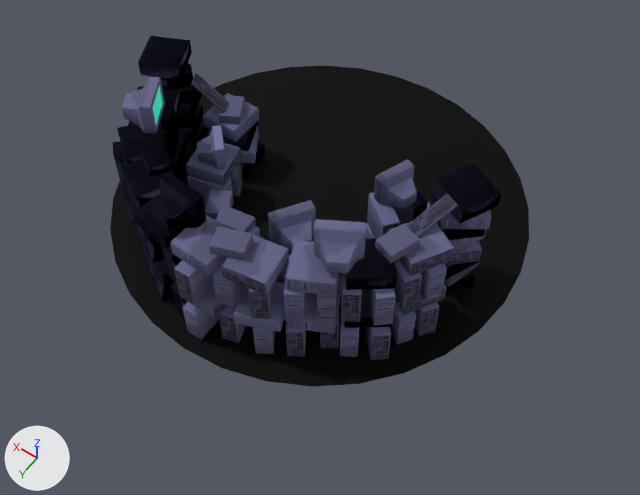
A saved change to the glTF model public/retropc.glb.
Both versions are drawn from a 50 mm lens placed at (-13.1, 16.6, 25.9), pointed at (-1.7, 0.5, 0.6). Arrows for +X, +Y and +Z are at lower left; the lights stay in place. Where no turn or scale is listed for an object, it has been applied to the vertices.

The scene before the commit, as lines of its bpy script (objects in view):
```python
mat_material_002 = principled_material('Material.002')
mat_material_002.base_color = (0.0, 0.0, 0.0)  # black #000000
mat_material_002.metallic = 0.709
mat_material_002.roughness = 0.701
me_cylinder = bpy.data.meshes.new('Cylinder')
me_cylinder.from_pydata(...)  # a 32-sided cylinder along z spanning x -1.0..1.0, y -1.0..1.0, z -1.0..1.0
me_cylinder.materials.append(mat_material_002)  # black #000000
me_object_22 = bpy.data.meshes.new('Object_22')
me_object_22.from_pydata(...)  # 56 vertices, 108 faces; spans x -0.79..0.76, y -0.02..1.54, z -0.3..0.3
me_object_22.materials.append(mat_texture)  # picture img_image_0
me_object_49 = bpy.data.meshes.new('Object_49')
me_object_49.from_pydata(...)  # 56 vertices, 108 faces; spans x -1.29..0.69, y -0.29..1.68, z -0.3..0.3
me_object_49.materials.append(mat_texture)  # picture img_image_0
ob_cylinder = bpy.data.objects.new('Cylinder', me_cylinder)
ob_cylinder.location = (-0.1, -1.65, -0.03)
ob_cylinder.scale = (8.0, 8.0, 0.0106)
ob_object_102 = bpy.data.objects.new('Object_102', me_object_49)
ob_object_102.location = (-1.76, 3.6, 1.83)
ob_object_48 = bpy.data.objects.new('Object_48', me_object_22)
ob_object_48.location = (4.09, -2.41, 2.18)
# also in view: 'Object_96' at (-0.1, 5.0, 0.8); 'Object_218' at (3.2, 0.3, 2.6); 'Object_120' at (-2.1, 4.3, 2.9); 'Object_112' at (-5.5, 1.4, 2.9); 'Object_44' at (3.3, 0.3, 1.8)
```
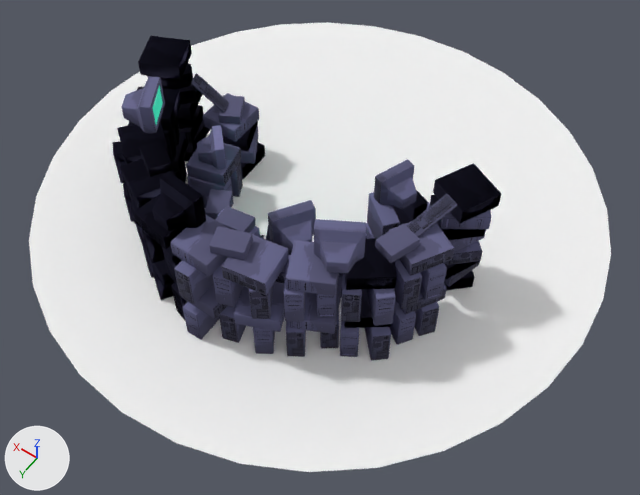
What differs and where, as boxes (x1, y1, x2, y2) in the pictures (640 x 495 px):
```json
{"object": "Cylinder", "change": "recoloured, rescaled", "before": [110, 65, 529, 387], "after": [29, 22, 611, 472], "on screen": "black to white, 39% wider, 40% taller"}
```

The change, as JSON lines over the scene's bpy script:
```json
{"op": "set", "path": "mat_material_002.base_color", "old": "(0.0, 0.0, 0.0)", "new": "(1.0, 1.0, 1.0)", "note": "black #000000 -> white #ffffff"}
{"op": "set", "path": "ob_cylinder.scale", "old": "(8.0, 8.0, 0.0106)", "new": "(11.0, 11.0, 0.0106)"}
```
